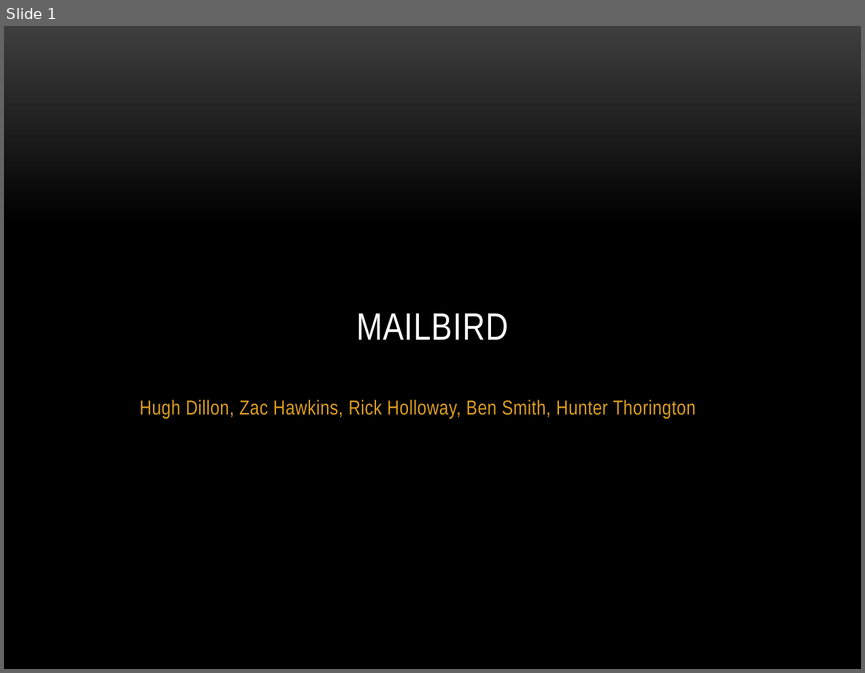
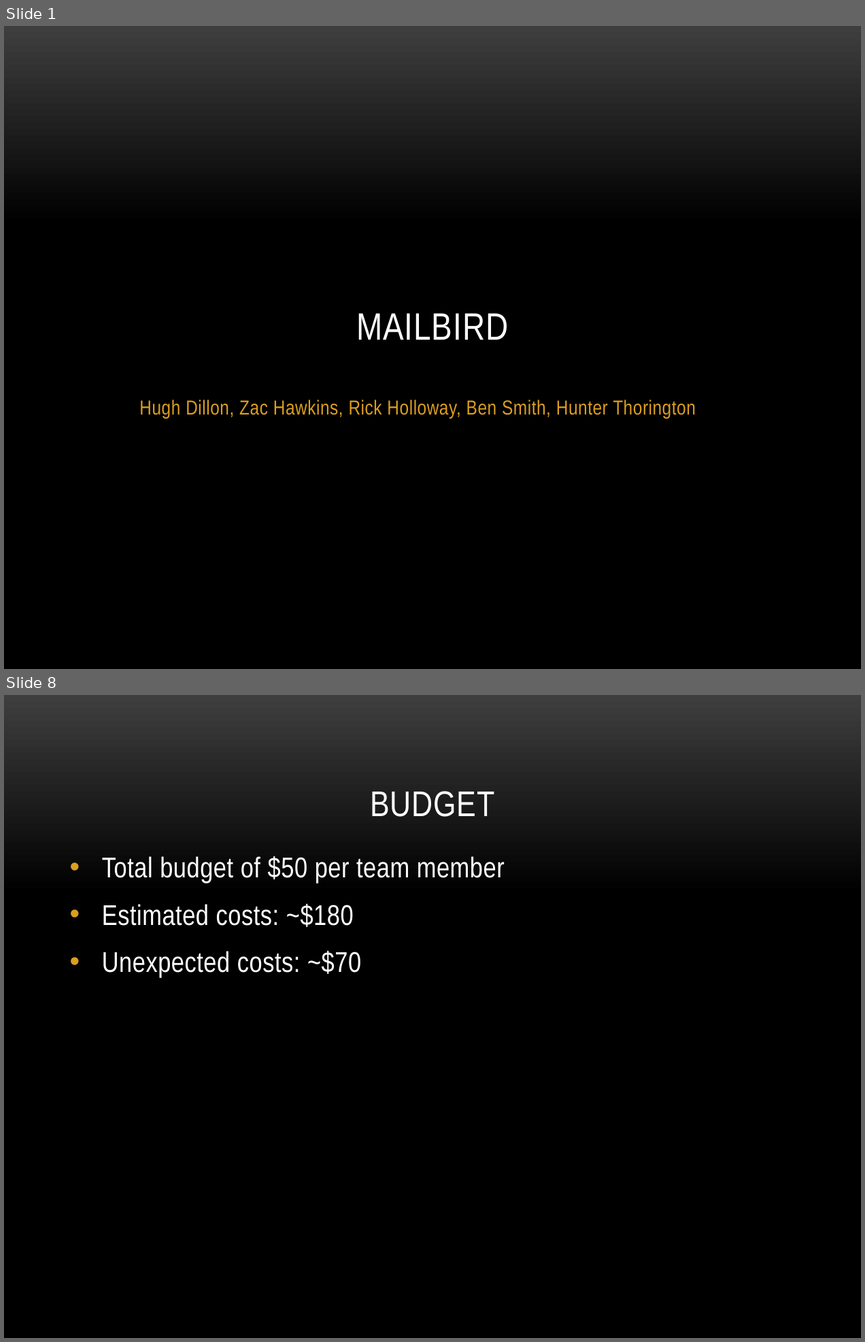
Before and after one commit to MailBirdAU/MailBird, a slide deck: docs/Proposal/Proposal Presentation.pptx. Shown one above the other, each under a label of ours: slide 1 before the commit, slides 1 and 8 after it; the slides between them are not shown. The pictures are 865x673 and 865x1342 pixels, drawn with LibreOffice and Linux fonts; fonts in the diff are those of the drawing; background and template pictures are left out. Boxes give left, top, right and bottom in pixels: in the first picture for what was removed or moved away, otherwise in the second. Text is boxed around its words. In the diff, an @@ line names an element or a change of style, - is before the commit and + after.

```diff
--- a/docs/Proposal/Proposal Presentation.pptx
+++ b/docs/Proposal/Proposal Presentation.pptx
@@ slide 8 added at box(4, 695, 861, 1338), background picture (left out) @@
@@ title added at box(370, 791, 494, 817), 30 pt, text #FFFFFF @@
+BUDGET
@@ text added at box(102, 856, 504, 978), 24 pt, text #FFFFFF @@
+• Total budget of $50 per team member
+• Estimated costs: ~$180
+• Unexpected costs: ~$70
```
Also in this commit, not shown: 7 other slides added, 5 slides removed.
